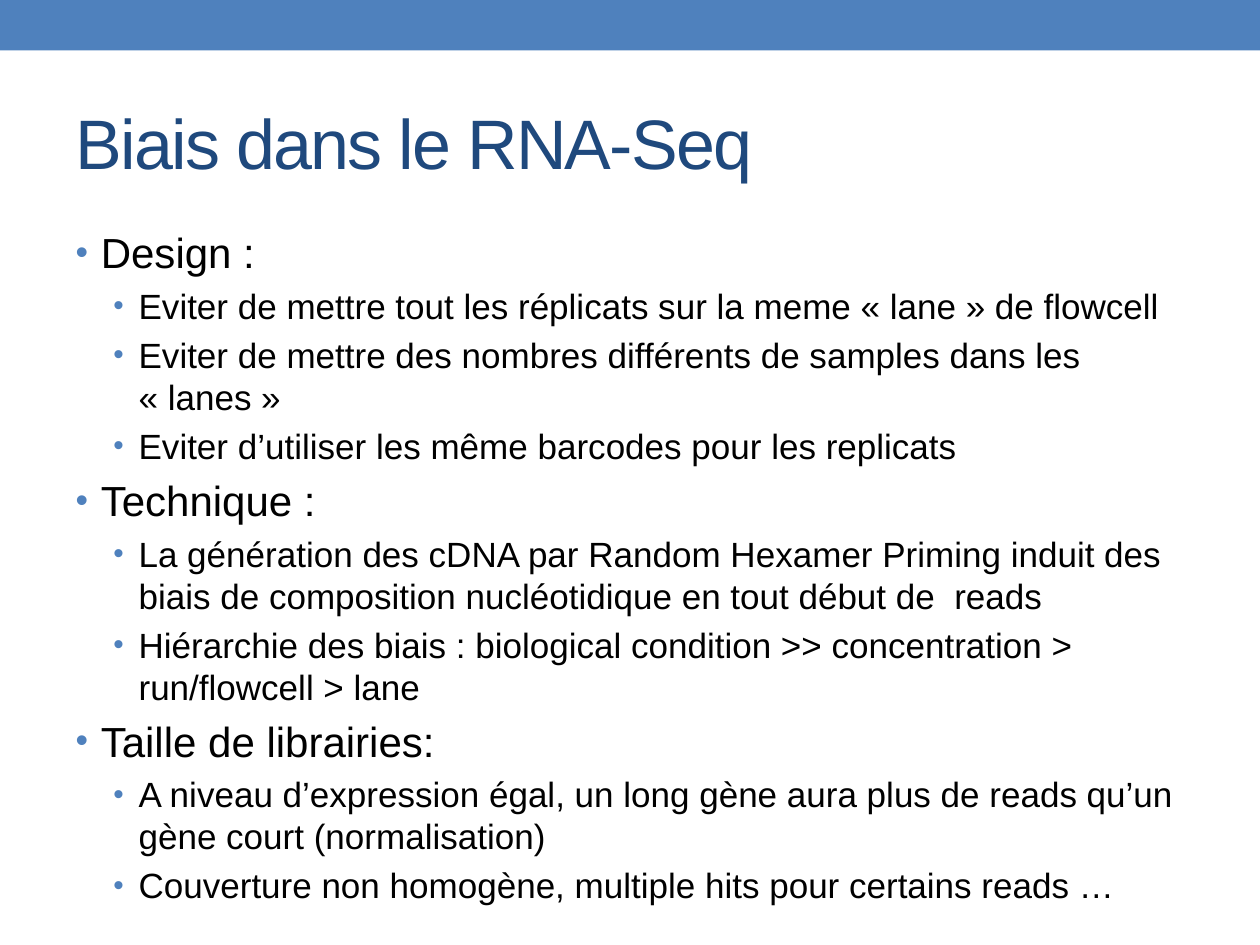
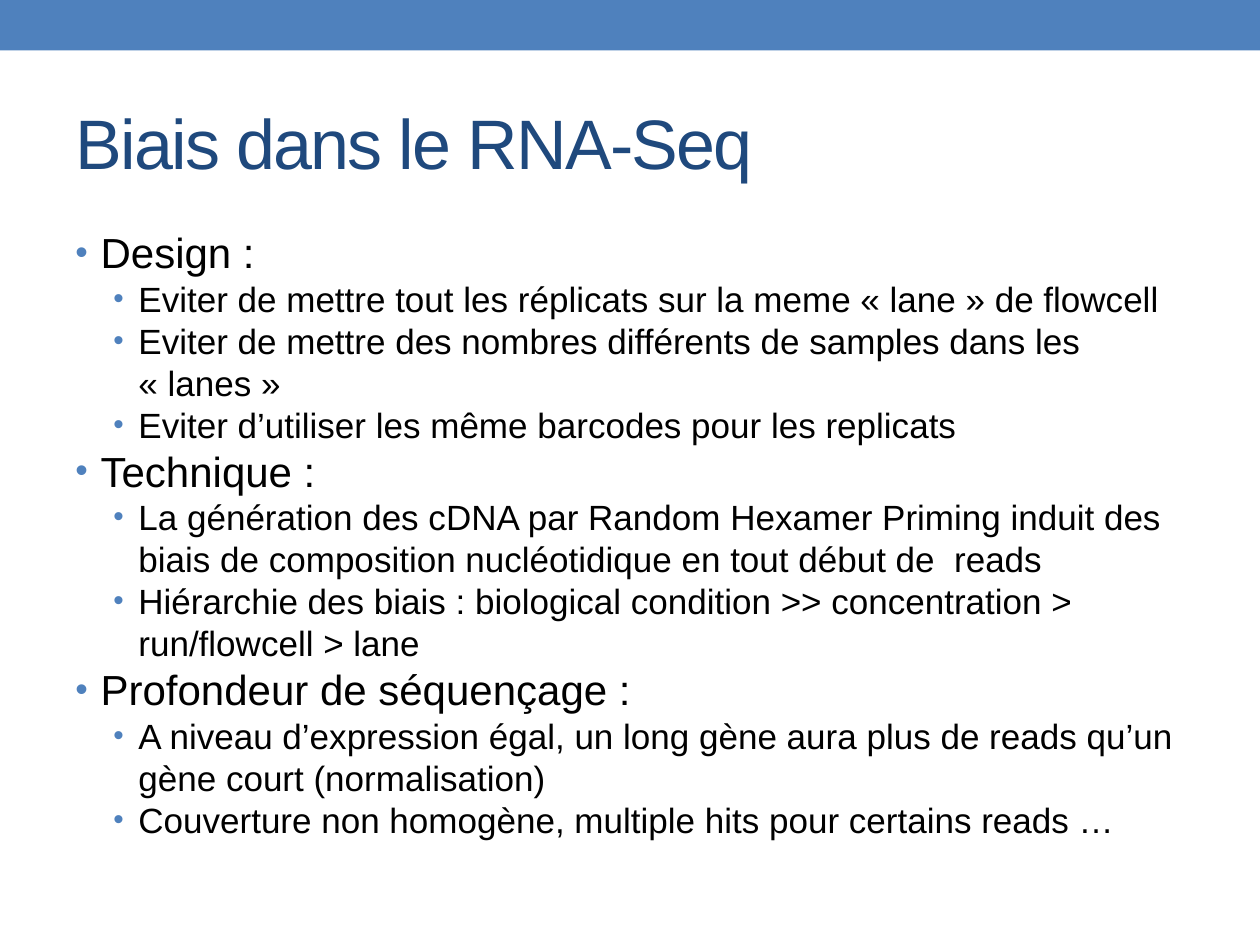
Before and after one commit to PF-BB/CentraleSupelec-R-genomics, a slide deck: slide 14 of docs/source/TP2/TP2_2061124.pptx. Drawn at 1260x945 pixels with LibreOffice and Linux fonts; fonts in the diff are those of the drawing. Boxes give left, top, right and bottom in pixels: in the first picture for what was removed or moved away, otherwise in the second. Text is boxed around its words. In the diff, an @@ line names an element or a change of style, - is before the commit and + after.

```diff
--- a/docs/source/TP2/TP2_2061124.pptx
+++ b/docs/source/TP2/TP2_2061124.pptx
@@ text at (101,237,1173,839): less space between paragraphs @@
@@ text at (101,674,607,714): text changed @@
-• Taille de librairies:
+• Profondeur de séquençage :
```
Also in this commit, not shown: 17 other slides changed.
